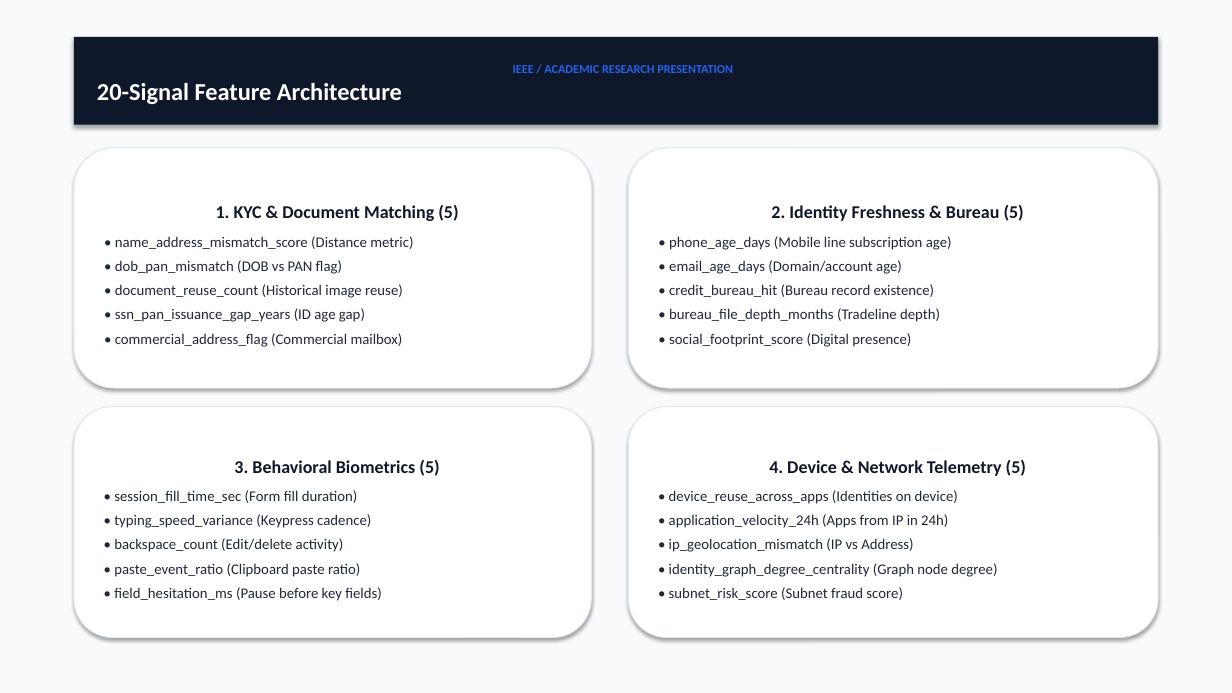
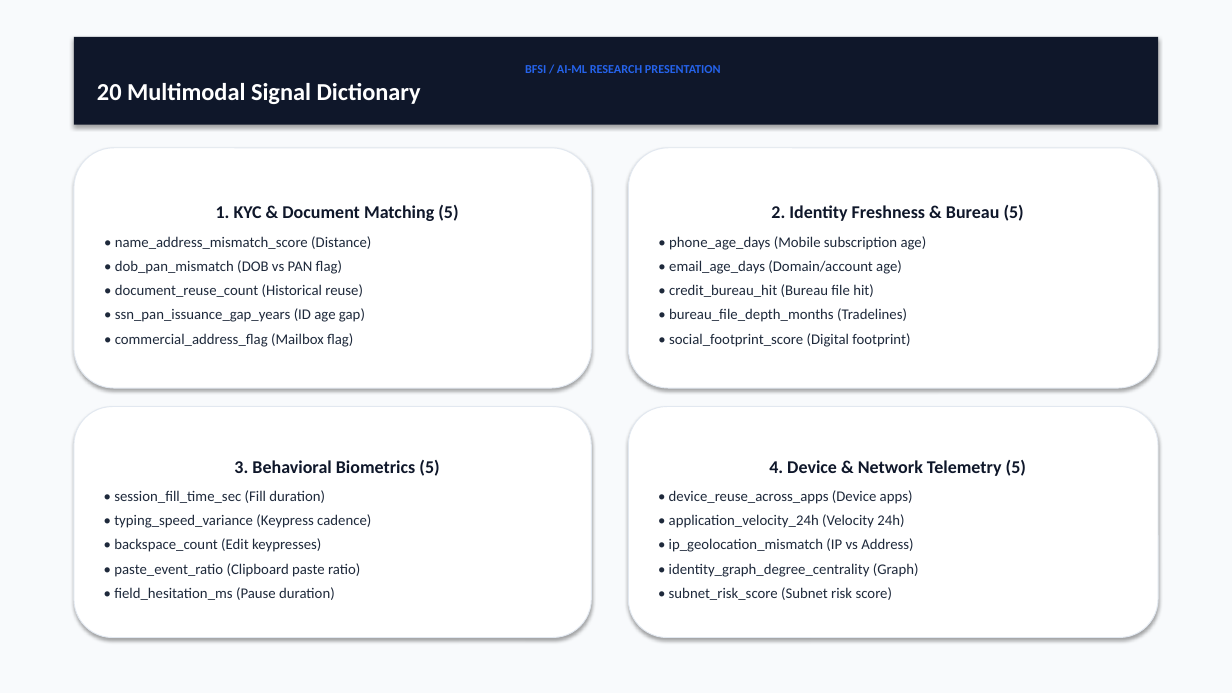
Before and after one commit to sgsatpute/bfsi, a slide deck: slide 3 of report/presentation.pptx. Drawn at 1232x693 pixels with LibreOffice and Linux fonts; fonts in the diff are those of the drawing. Boxes give left, top, right and bottom in pixels: in the first picture for what was removed or moved away, otherwise in the second. Text is boxed around its words. In the diff, an @@ line names an element or a change of style, - is before the commit and + after.

Commit message:
Re-upgrade IEEE paper, PPTX presentation, PDF slides, proposal docs, and submission ZIPs to reflect Explainable AI UI

```diff
--- a/report/presentation.pptx
+++ b/report/presentation.pptx
@@ text in rectangle at box(97, 65, 721, 104): text changed @@
-IEEE / ACADEMIC RESEARCH PRESENTATION
-20-Signal Feature Architecture
+BFSI / AI-ML RESEARCH PRESENTATION
+20 Multimodal Signal Dictionary
@@ text in rounded rectangle at box(115, 236, 371, 249): text changed @@
-• name_address_mismatch_score (Distance metric)
+• name_address_mismatch_score (Distance)
@@ text in rounded rectangle at box(669, 236, 927, 250): text changed @@
-• phone_age_days (Mobile line subscription age)
+• phone_age_days (Mobile subscription age)
@@ text in rounded rectangle at box(115, 284, 363, 297): text changed @@
-• document_reuse_count (Historical image reuse)
+• document_reuse_count (Historical reuse)
@@ text in rounded rectangle at box(669, 284, 910, 347): text changed @@
-• credit_bureau_hit (Bureau record existence)
-• bureau_file_depth_months (Tradeline depth)
-• social_footprint_score (Digital presence)
+• credit_bureau_hit (Bureau file hit)
+• bureau_file_depth_months (Tradelines)
+• social_footprint_score (Digital footprint)
@@ text in rounded rectangle at box(115, 333, 353, 347): text changed @@
-• commercial_address_flag (Commercial mailbox)
+• commercial_address_flag (Mailbox flag)
@@ text in rounded rectangle at box(114, 490, 325, 503): text changed @@
-• session_fill_time_sec (Form fill duration)
+• session_fill_time_sec (Fill duration)
@@ text in rounded rectangle at box(669, 490, 913, 528): text changed @@
-• device_reuse_across_apps (Identities on device)
-• application_velocity_24h (Apps from IP in 24h)
+• device_reuse_across_apps (Device apps)
+• application_velocity_24h (Velocity 24h)
@@ text in rounded rectangle at box(114, 538, 321, 552): text changed @@
-• backspace_count (Edit/delete activity)
+• backspace_count (Edit keypresses)
@@ text in rounded rectangle at box(669, 563, 919, 600): text changed @@
-• identity_graph_degree_centrality (Graph node degree)
-• subnet_risk_score (Subnet fraud score)
+• identity_graph_degree_centrality (Graph)
+• subnet_risk_score (Subnet risk score)
@@ text in rounded rectangle at box(114, 587, 335, 600): text changed @@
-• field_hesitation_ms (Pause before key fields)
+• field_hesitation_ms (Pause duration)
```
Also in this commit, not shown: 5 other slides changed, 1 slide added, 1 slide removed, 10 other files.
